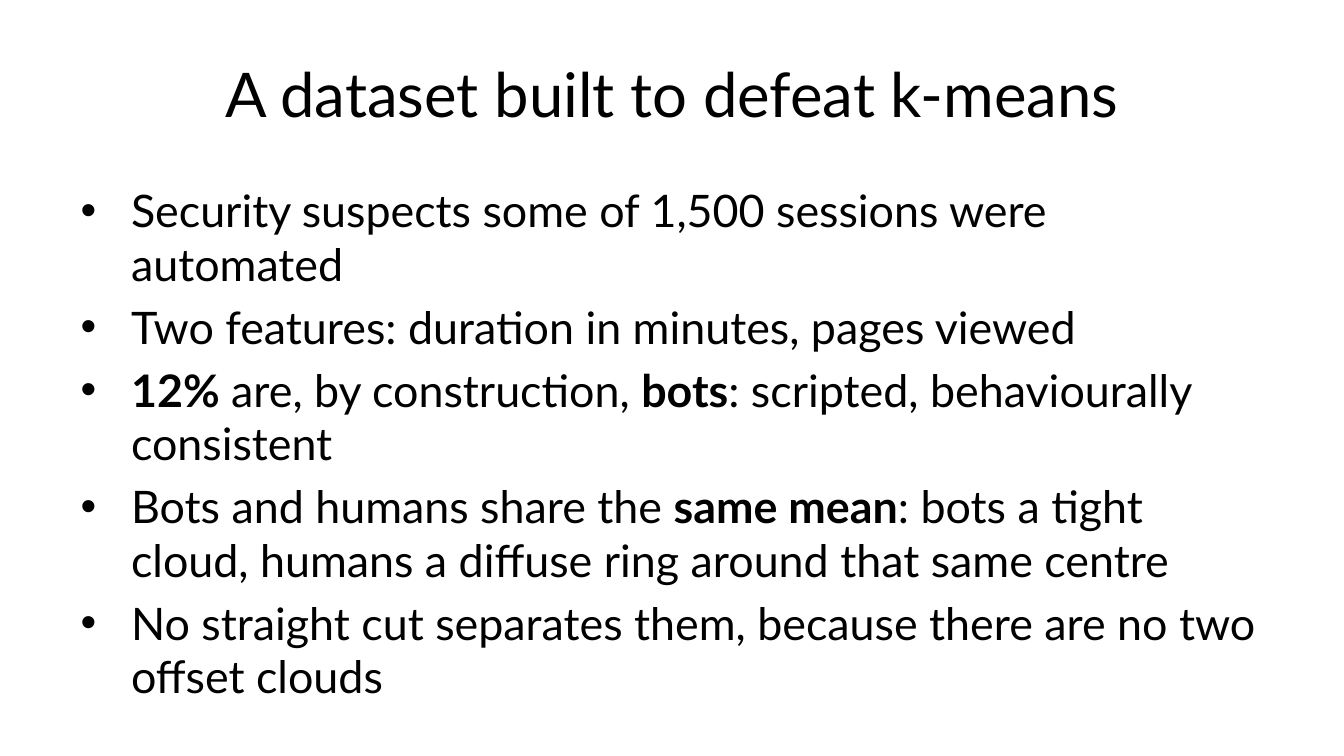
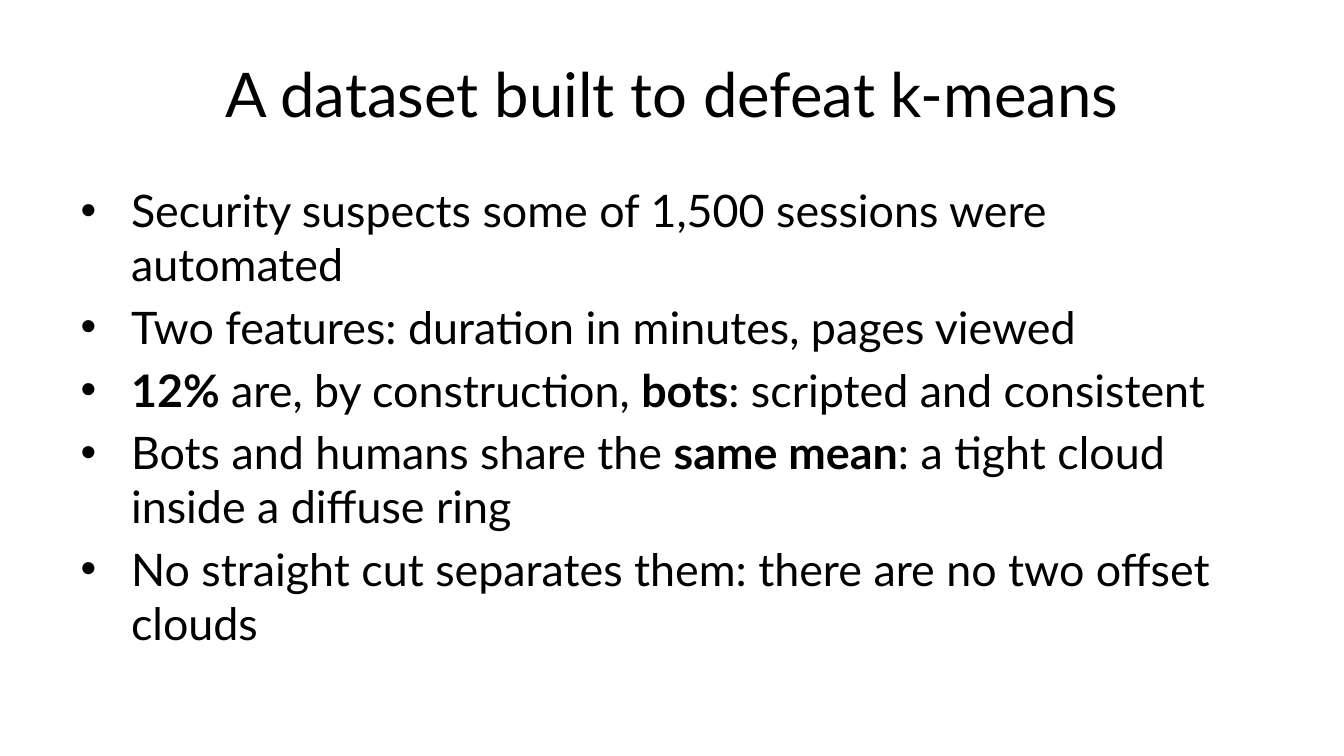
Before and after one commit to fabioantonini/technologies-for-artificial-intelligence, a slide deck: slide 25 of Lessons/08_unsupervised_learning/Slides/unsupervised_learning_slides.pptx. Drawn at 1344x756 pixels with LibreOffice and Linux fonts; fonts in the diff are those of the drawing; background and template pictures are left out. Boxes give left, top, right and bottom in pixels: in the first picture for what was removed or moved away, otherwise in the second. Text is boxed around its words. In the diff, an @@ line names an element or a change of style, - is before the commit and + after.

```diff
--- a/Lessons/08_unsupervised_learning/Slides/unsupervised_learning_slides.pptx
+++ b/Lessons/08_unsupervised_learning/Slides/unsupervised_learning_slides.pptx
@@ text at [131, 373, 1210, 641]: text changed @@
-• 12% are, by construction, bots: scripted, behaviourally consistent
-• Bots and humans share the same mean: bots a tight cloud, humans a diffuse ring around that same centre
-• No straight cut separates them, because there are no two offset clouds
+• 12% are, by construction, bots: scripted and consistent
+• Bots and humans share the same mean: a tight cloud inside a diffuse ring
+• No straight cut separates them: there are no two offset clouds
```
Also in this commit, not shown: 6 other slides changed, 12 other files.
